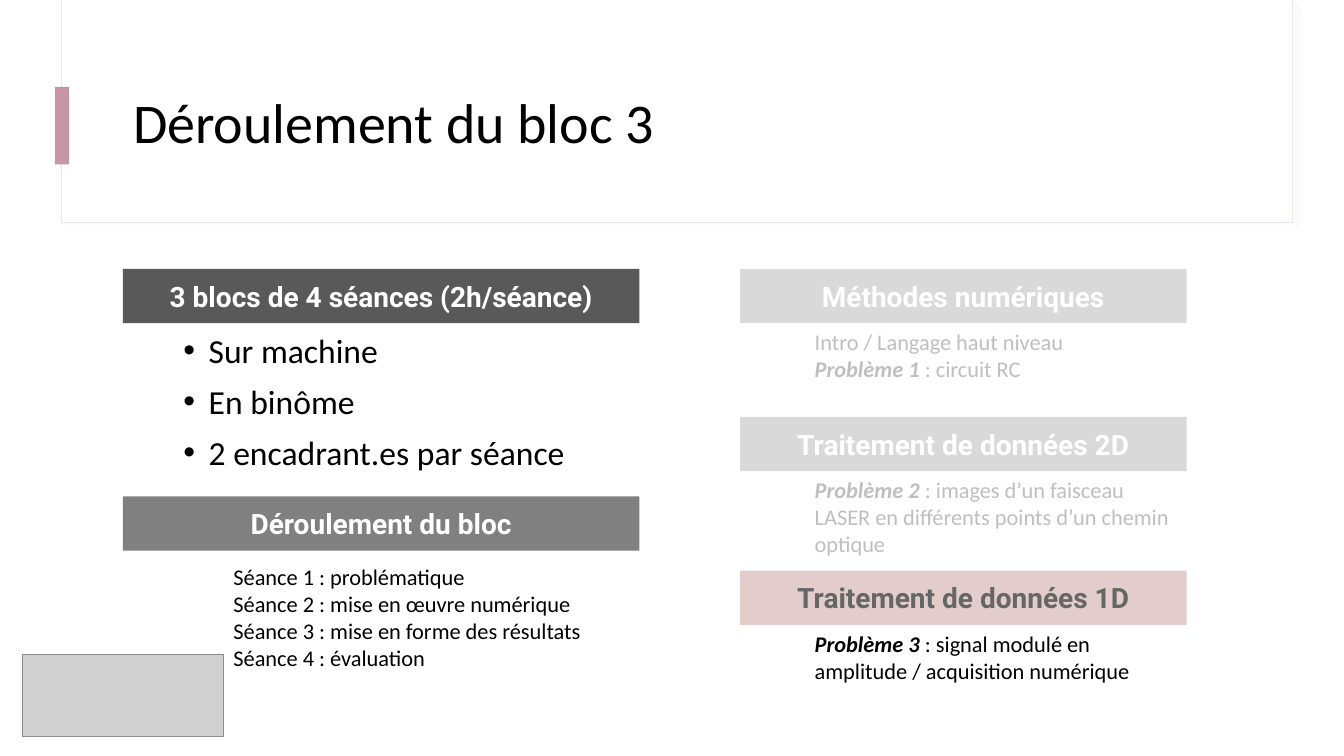
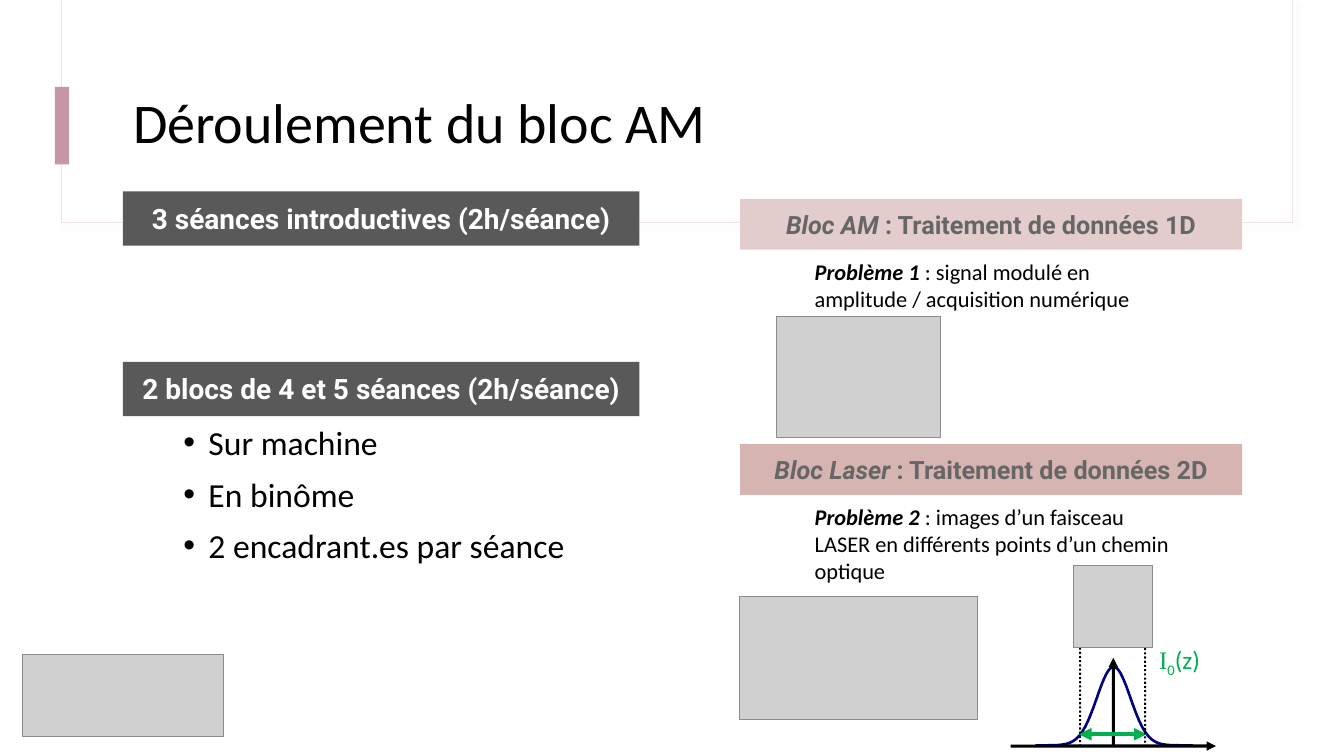
Before and after one commit to IOGS-Digital-Methods/semester-5, a slide deck: slide 2 of ONIP/onip_b3_traitement_1D/B3_0_Deroulement.pptx. Drawn at 1344x756 pixels with LibreOffice and Linux fonts; fonts in the diff are those of the drawing; grey boxes stand for pictures. Boxes give left, top, right and bottom in pixels: in the first picture for what was removed or moved away, otherwise in the second. Text is boxed around its words. In the diff, an @@ line names an element or a change of style, - is before the commit and + after.

```diff
--- a/ONIP/onip_b3_traitement_1D/B3_0_Deroulement.pptx
+++ b/ONIP/onip_b3_traitement_1D/B3_0_Deroulement.pptx
@@ title at (x1=133, y1=104, x2=706, y2=144): text changed @@
-Déroulement du bloc 3
+Déroulement du bloc AM
@@ rectangle added at (x1=123, y1=192, x2=639, y2=246), fill #595959, 20 pt, text #FFFFFF, bold @@
+3 séances introductives (2h/séance)
@@ rectangle "Bloc AM : Traitement de ..." resized from (x1=740, y1=571, x2=1187, y2=625) to (x1=740, y1=199, x2=1242, y2=249) @@
@@ text in rectangle at (x1=786, y1=215, x2=1196, y2=234): text changed; size 20 to 18 pt @@
-Traitement de données 1D
+Bloc AM : Traitement de données 1D
@@ rectangle removed at (x1=740, y1=269, x2=1187, y2=324) @@
-Méthodes numériques
@@ text at (x1=815, y1=264, x2=1129, y2=311): text changed @@
-Problème 3 : signal modulé en amplitude / acquisition numérique
+Problème 1 : signal modulé en amplitude / acquisition numérique
@@ picture added at (x1=776, y1=317, x2=941, y2=438) @@
@@ text removed at (x1=815, y1=335, x2=1063, y2=377) @@
-Intro / Langage haut niveau
-Problème 1 : circuit RC
@@ text "Sur machine" moved from (x1=209, y1=339, x2=564, y2=471) to (x1=208, y1=431, x2=564, y2=564) @@
@@ rectangle "2 blocs de 4 et ..." moved from (x1=123, y1=269, x2=639, y2=324) to (x1=123, y1=362, x2=639, y2=416) @@
@@ text in rectangle at (x1=142, y1=377, x2=620, y2=405): text changed @@
-3 blocs de 4 séances (2h/séance)
+2 blocs de 4 et 5 séances (2h/séance)
@@ rectangle "Bloc Laser : Traitement de ..." resized from (x1=740, y1=417, x2=1187, y2=472) to (x1=740, y1=445, x2=1242, y2=495) @@
@@ rectangle "Bloc Laser : Traitement de ..." at (x1=740, y1=445, x2=1242, y2=495): fill #D9D9D9 to #D6B4B2 @@
@@ text in rectangle at (x1=774, y1=460, x2=1208, y2=479): text changed; size 20 to 18 pt; text colour #FFFFFF to #666666 @@
-Traitement de données 2D
+Bloc Laser : Traitement de données 2D
@@ rectangle removed at (x1=123, y1=496, x2=639, y2=551) @@
-Déroulement du bloc
@@ text "Problème 2 : images d’un ..." moved from (x1=815, y1=482, x2=1169, y2=555) to (x1=815, y1=509, x2=1169, y2=583) @@
@@ text "Problème 2 : images d’un ..." at (x1=815, y1=509, x2=1169, y2=583): text colour #BFBFBF to #000000 @@
@@ text removed at (x1=233, y1=569, x2=580, y2=666) @@
-Séance 1 : problématique
-Séance 2 : mise en œuvre numérique
-Séance 3 : mise en forme des résultats
-Séance 4 : évaluation
@@ picture added at (x1=1074, y1=566, x2=1153, y2=648) @@
@@ picture added at (x1=740, y1=597, x2=978, y2=720) @@
@@ group added at (x1=1011, y1=618, x2=1216, y2=746): 2 arrows, 2 lines, 1 freeform shape, 1 double arrow, 1 text @@
+Ι0(z)
```
Also in this commit, not shown: 1 slide removed, 2 other files.
